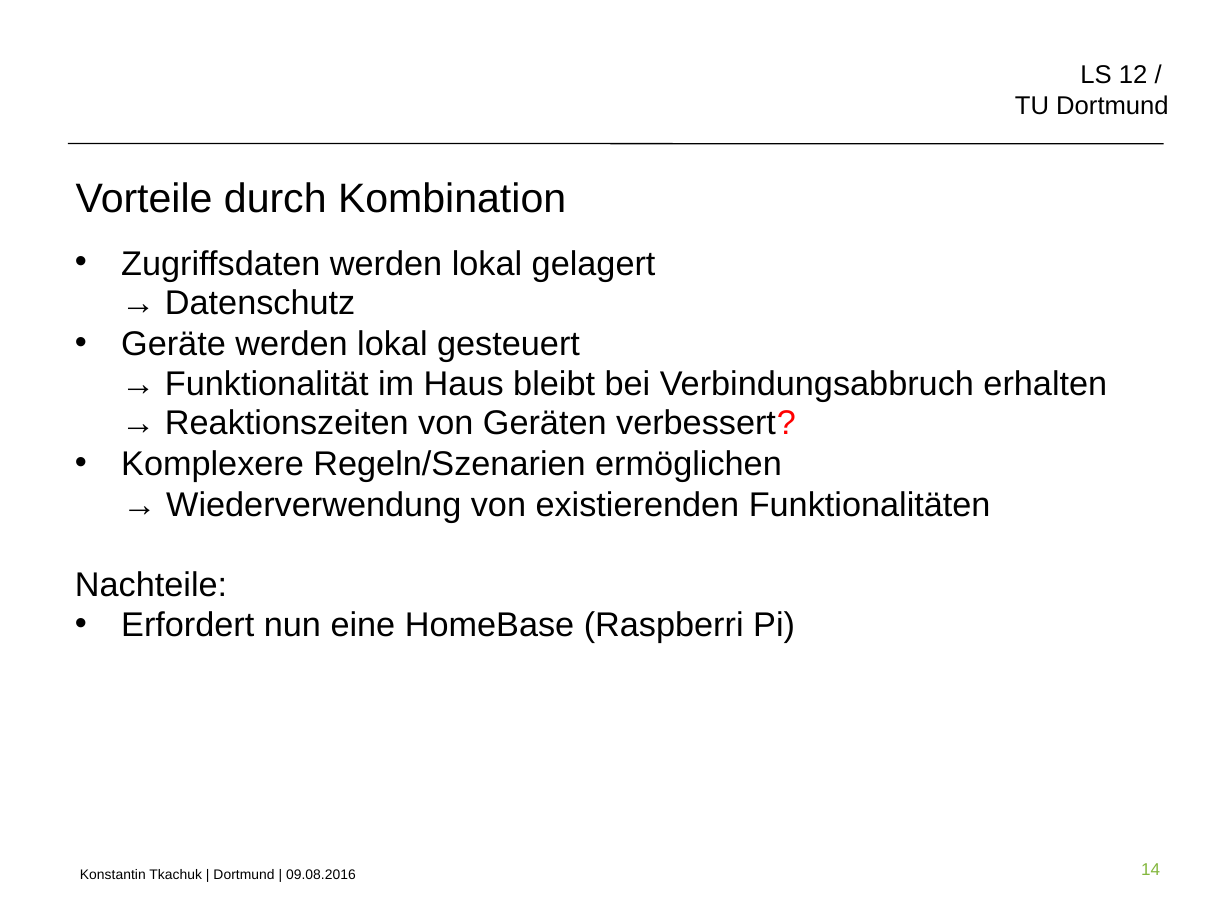
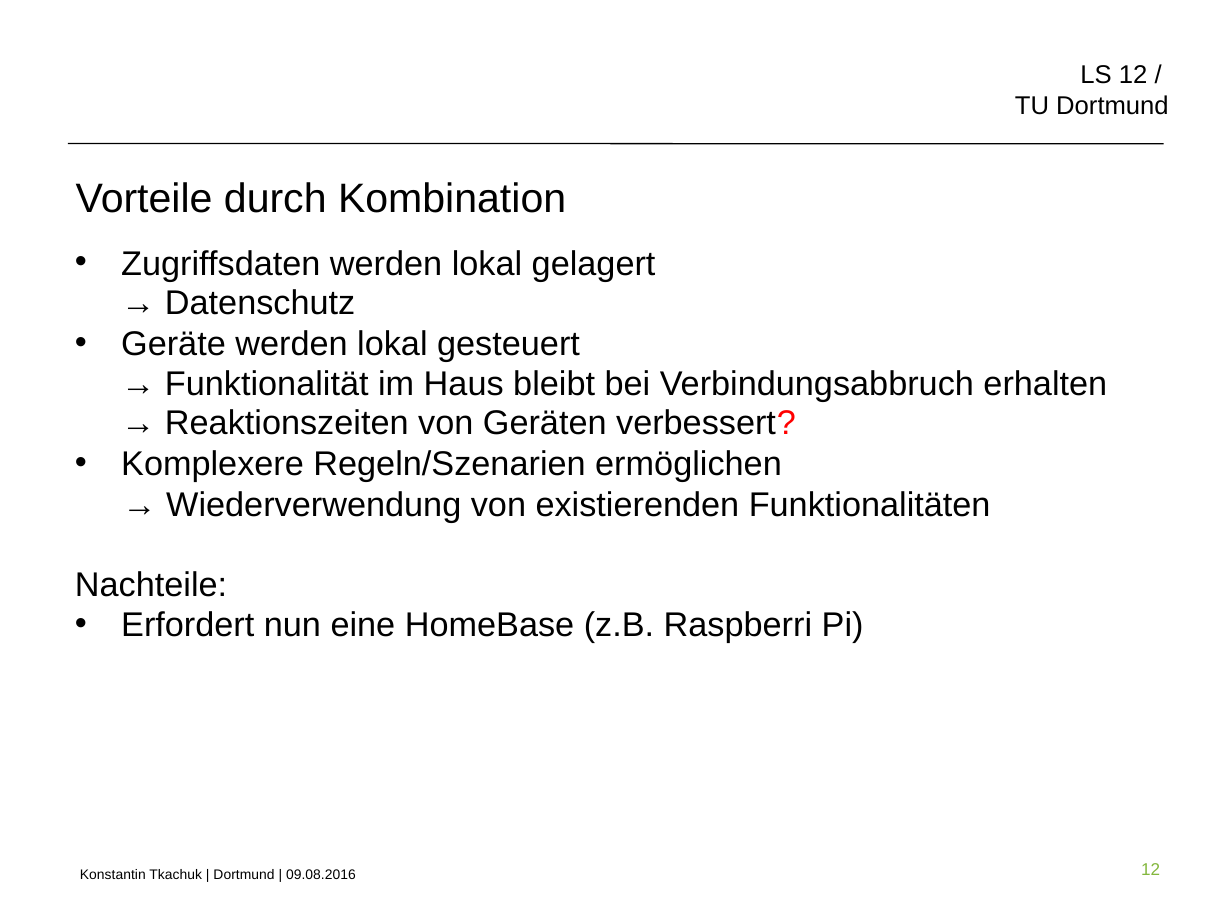
Before and after one commit to WarZealot/master, a slide deck: slide 12 of Master-Arbeit/Vortrag/Vortrag.ppt (slide 14 before the commit). Drawn at 1232x924 pixels with LibreOffice and Linux fonts; fonts in the diff are those of the drawing; background and template pictures are left out. Boxes give left, top, right and bottom in pixels: in the first picture for what was removed or moved away, otherwise in the second. Text is boxed around its words. In the diff, an @@ line names an element or a change of style, - is before the commit and + after.

```diff
--- a/Master-Arbeit/Vortrag/Vortrag.ppt
+++ b/Master-Arbeit/Vortrag/Vortrag.ppt
@@ text at [121,611,864,643]: text changed @@
-• Erfordert nun eine HomeBase (Raspberri Pi)
+• Erfordert nun eine HomeBase (z.B. Raspberri Pi)
@@ page number at [1141,863,1160,875]: text changed @@
-14
+12
```
Also in this commit, not shown: 2 other slides changed, 4 slides added, 10 other files.
